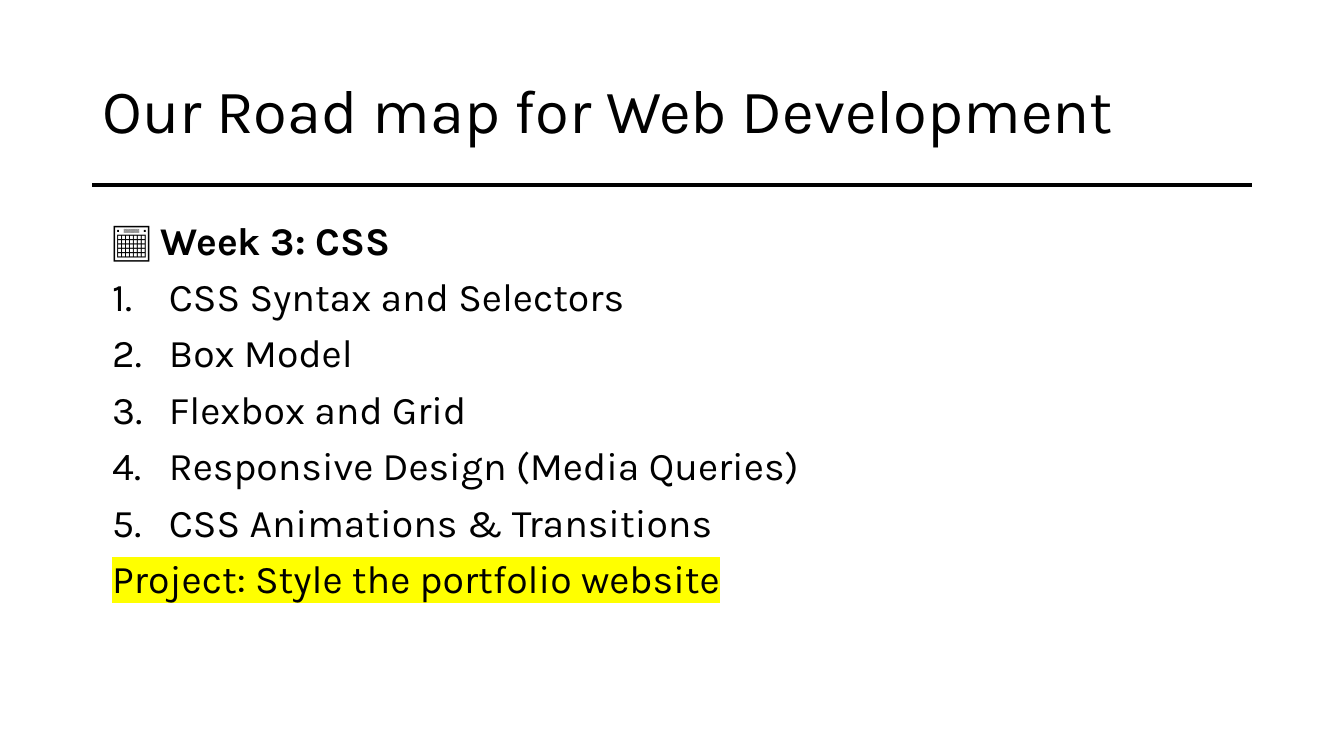
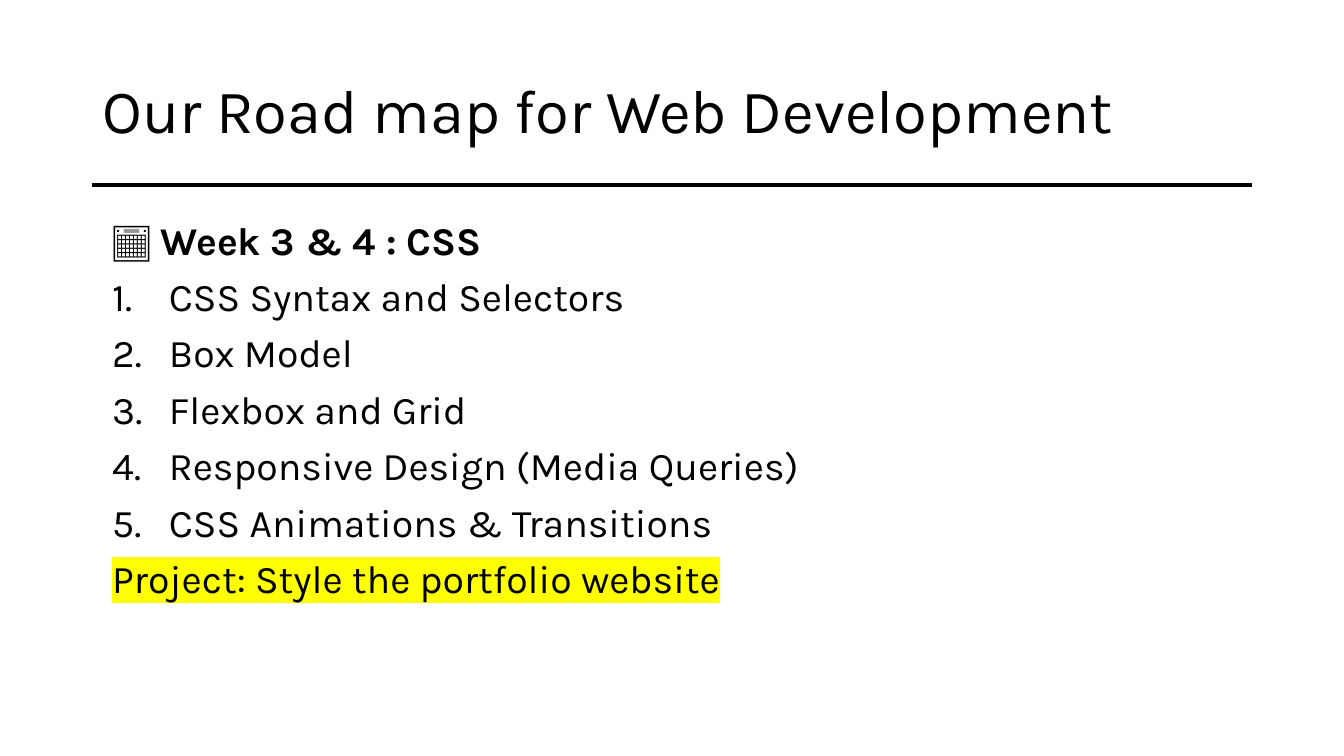
Before and after one commit to mahadi-21/Web-Development, a slide deck: slide 16 of Web Development.pptx. Drawn at 1344x756 pixels with LibreOffice and Linux fonts; fonts in the diff are those of the drawing. Boxes give left, top, right and bottom in pixels: in the first picture for what was removed or moved away, otherwise in the second. Text is boxed around its words. In the diff, an @@ line names an element or a change of style, - is before the commit and + after.

```diff
--- a/Web Development.pptx
+++ b/Web Development.pptx
@@ text at <box>161,228,482,256</box>: text changed @@
-📅 Week 3: CSS
+📅 Week 3 & 4 : CSS
```
Also in this commit, not shown: 3 other slides changed, 1 slide removed, 1 other file.
